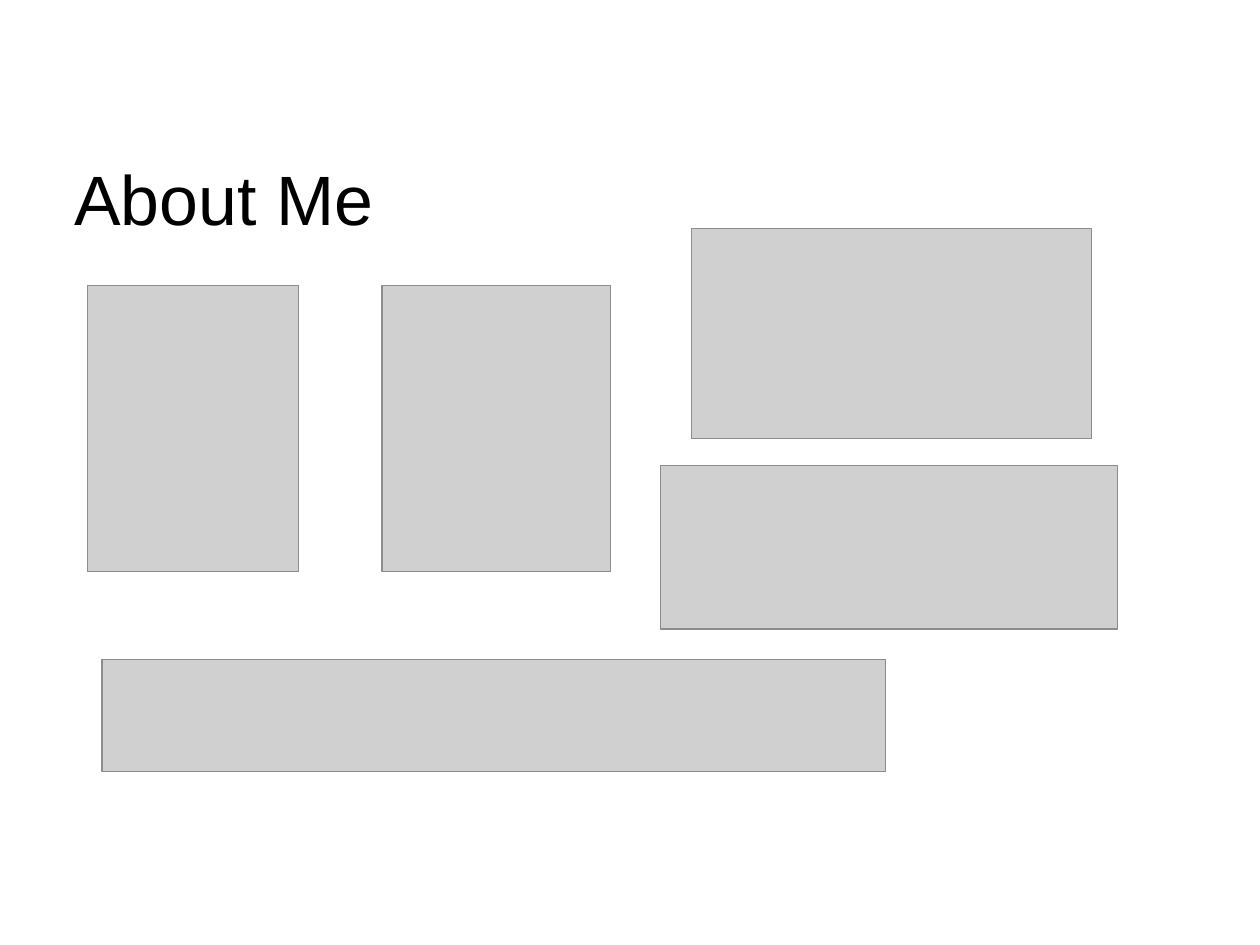
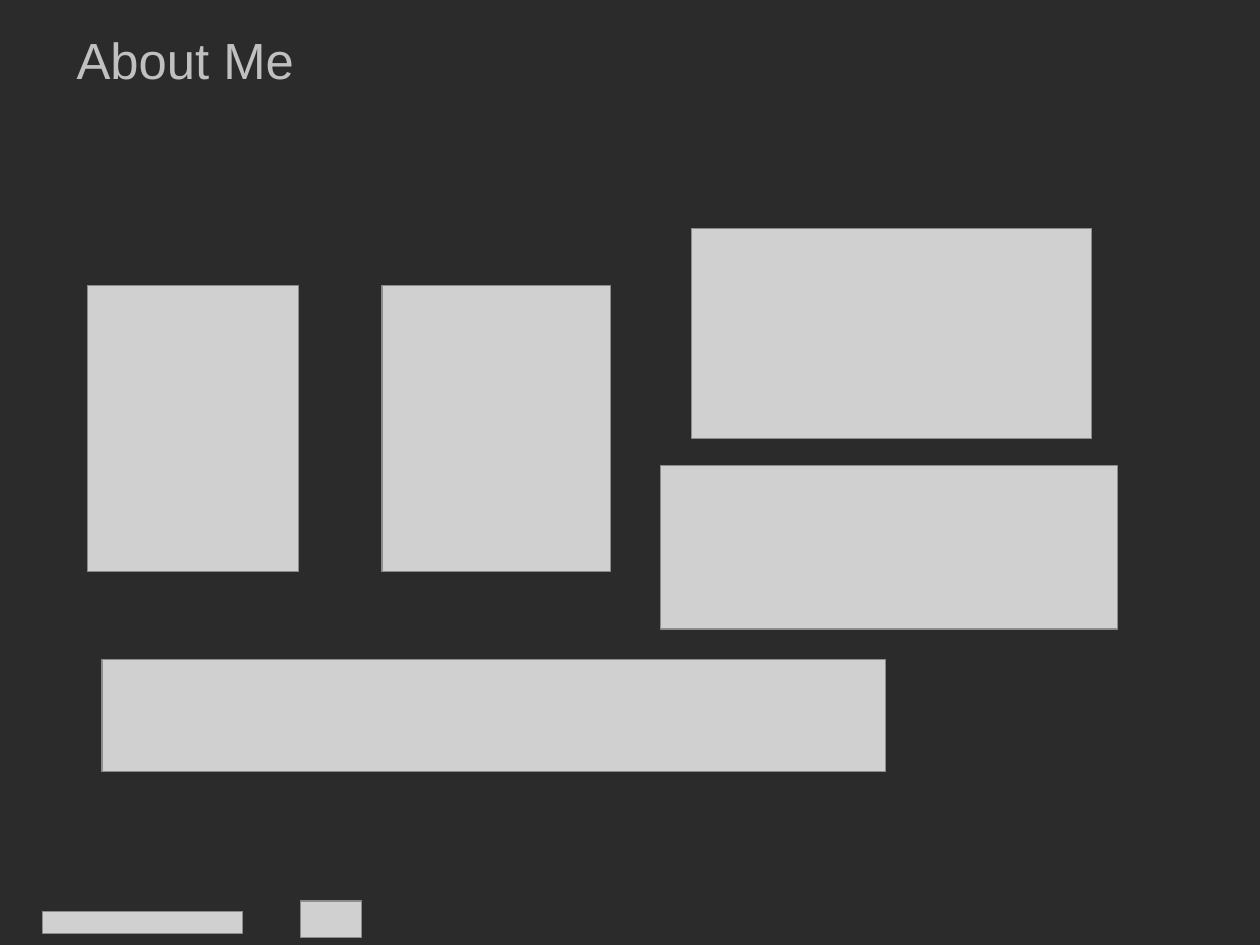
Before and after one commit to HamletDRC/presentations, a slide deck: slide 5 of asttransformations/CodeGeneration_Confess.odp (slide 3 before the commit). Drawn at 1260x945 pixels with LibreOffice and Linux fonts; fonts in the diff are those of the drawing; grey boxes stand for pictures; background and template pictures are left out; a plain dark background stands for a picture behind light text. Boxes give left, top, right and bottom in pixels: in the first picture for what was removed or moved away, otherwise in the second. Text is boxed around its words. In the diff, an @@ line names an element or a change of style, - is before the commit and + after.

```diff
--- a/asttransformations/CodeGeneration_Confess.odp
+++ b/asttransformations/CodeGeneration_Confess.odp
@@ background #FFFFFF to picture (left out) @@
@@ title "About Me": place and size @@
-title "About Me" at (74,174,373,226)
+title "About Me" at (77,42,294,80)
@@ title "About Me" at (77,42,294,80): size 44 to 32 pt, text colour #000000 to #C0C0C0 @@
@@ picture added at (42,911,242,933) @@
@@ picture added at (301,901,362,938) @@
```
Also in this commit, not shown: 7 other slides changed, 3 slides added.
